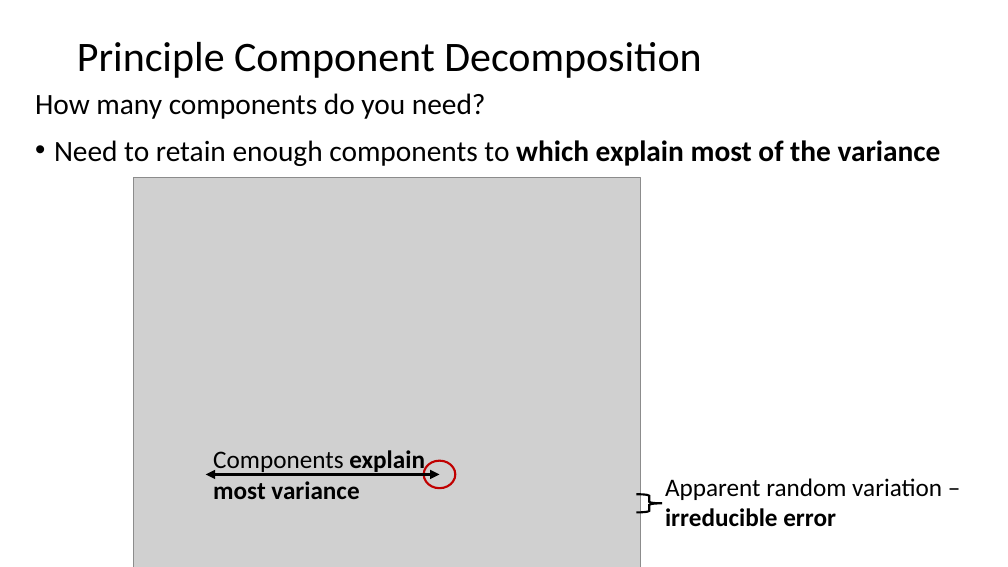
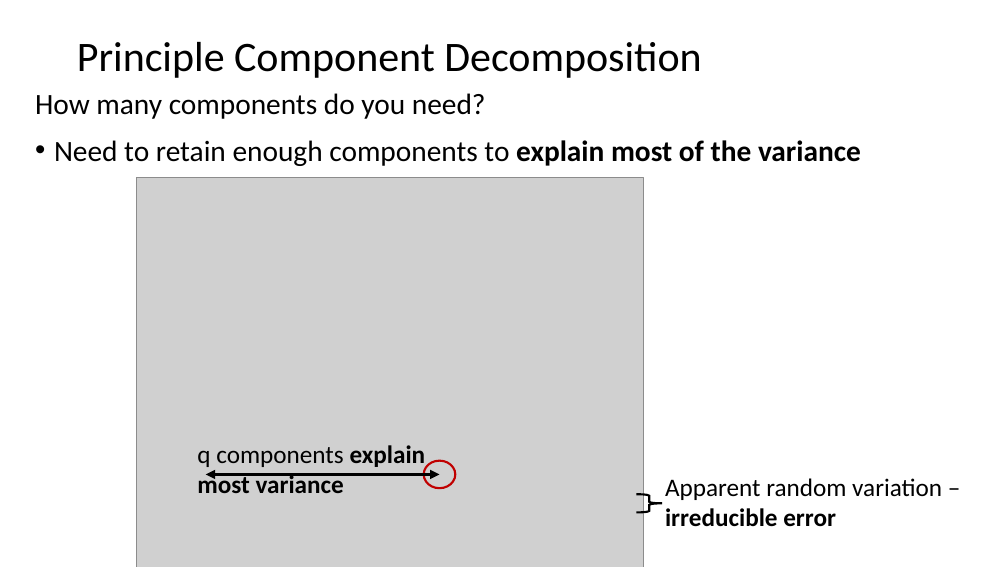
Before and after one commit to StephenElston/CSCI-E-108, a slide deck: slide 33 of slides/11_DimensionalityReduction_Part1.pptx (slide 26 before the commit). Drawn at 1008x567 pixels with LibreOffice and Linux fonts; fonts in the diff are those of the drawing; grey boxes stand for pictures. Boxes give left, top, right and bottom in pixels: in the first picture for what was removed or moved away, otherwise in the second. Text is boxed around its words. In the diff, an @@ line names an element or a change of style, - is before the commit and + after.

```diff
--- a/slides/11_DimensionalityReduction_Part1.pptx
+++ b/slides/11_DimensionalityReduction_Part1.pptx
@@ text at (54, 140, 861, 166): text changed @@
-• Need to retain enough components to which explain most of the variance
+• Need to retain enough components to explain most of the variance
@@ picture: place and size @@
-picture at (134, 177, 640, 567)
+picture at (137, 177, 644, 567)
@@ text at (197, 445, 426, 493): text changed @@
-Components explain most variance
+q components explain most variance
```
Also in this commit, not shown: 14 other slides changed, 7 slides added.
